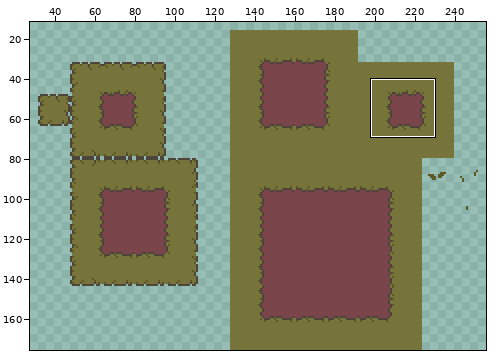
One commit to this sprite sheet: Art/tileset.png. Above: a wide view before the commit, with the close-up outlined.
Close-up. Earlier state:
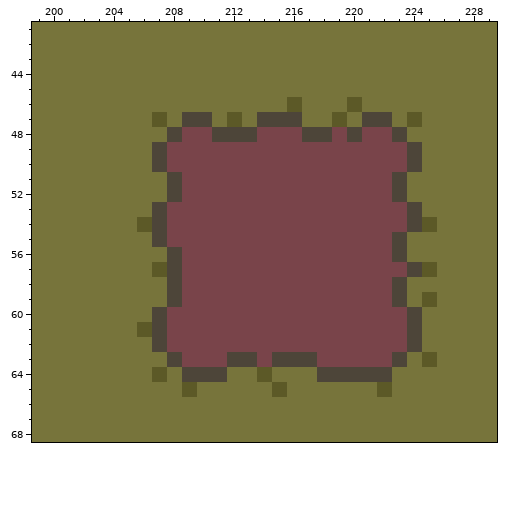
The file is 271x176 pixels. Shown: x 199..229, y 41..68. The wide view leaves out empty margins.
After the commit:
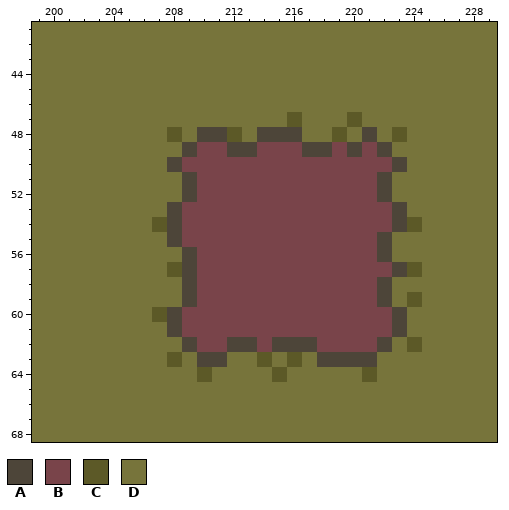
Palette (. is transparent): A #4d4539  B #79444a  C #5c5927  D #77743b
Changes in this commit:
@@ x 199..229 @@
 45 DDDDDDDDDDDDDDDDDDDDDDDDDDDDDDD
-46 DDDDDDDDDDDDDDDDDCDDDCDDDDDDDDD
-47 DDDDDDDDCDAADCDAAADDCDAADCDDDDD
-48 DDDDDDDDDABBAAABBBAABABBADDDDDD
-49 DDDDDDDDABBBBBBBBBBBBBBBBADDDDD
-50 DDDDDDDDABBBBBBBBBBBBBBBBADDDDD
-51 DDDDDDDDDABBBBBBBBBBBBBBADDDDDD
-52 DDDDDDDDDABBBBBBBBBBBBBBADDDDDD
-53 DDDDDDDDABBBBBBBBBBBBBBBBADDDDD
-54 DDDDDDDCABBBBBBBBBBBBBBBBACDDDD
-55 DDDDDDDDABBBBBBBBBBBBBBBADDDDDD
-56 DDDDDDDDDABBBBBBBBBBBBBBADDDDDD
-57 DDDDDDDDCABBBBBBBBBBBBBBBACDDDD
-58 DDDDDDDDDABBBBBBBBBBBBBBADDDDDD
-59 DDDDDDDDDABBBBBBBBBBBBBBADCDDDD
-60 DDDDDDDDABBBBBBBBBBBBBBBBADDDDD
-61 DDDDDDDCABBBBBBBBBBBBBBBBADDDDD
-62 DDDDDDDDABBBBBBBBBBBBBBBBADDDDD
-63 DDDDDDDDDABBBAABAAABBBBBADCDDDD
-64 DDDDDDDDCDAAADDCDDDAAAAADDDDDDD
-65 DDDDDDDDDDCDDDDDCDDDDDDCDDDDDDD
+46 DDDDDDDDDDDDDDDDDDDDDDDDDDDDDDD
+47 DDDDDDDDDDDDDDDDDCDDDCDDDDDDDDD
+48 DDDDDDDDDCDAACDAAADDCDADCDDDDDD
+49 DDDDDDDDDDABBAABBBAABABADDDDDDD
+50 DDDDDDDDDABBBBBBBBBBBBBBADDDDDD
+51 DDDDDDDDDDABBBBBBBBBBBBADDDDDDD
+52 DDDDDDDDDDABBBBBBBBBBBBADDDDDDD
+53 DDDDDDDDDABBBBBBBBBBBBBBADDDDDD
+54 DDDDDDDDCABBBBBBBBBBBBBBACDDDDD
+55 DDDDDDDDDABBBBBBBBBBBBBADDDDDDD
+56 DDDDDDDDDDABBBBBBBBBBBBADDDDDDD
+57 DDDDDDDDDCABBBBBBBBBBBBBACDDDDD
+58 DDDDDDDDDDABBBBBBBBBBBBADDDDDDD
+59 DDDDDDDDDDABBBBBBBBBBBBADCDDDDD
+60 DDDDDDDDCABBBBBBBBBBBBBBADDDDDD
+61 DDDDDDDDDABBBBBBBBBBBBBBADDDDDD
+62 DDDDDDDDDDABBAABAAABBBBADCDDDDD
+63 DDDDDDDDDCDAADDCDCDAAAADDDDDDDD
+64 DDDDDDDDDDDCDDDDCDDDDDCDDDDDDDD
+65 DDDDDDDDDDDDDDDDDDDDDDDDDDDDDDD
 66 DDDDDDDDDDDDDDDDDDDDDDDDDDDDDDD
